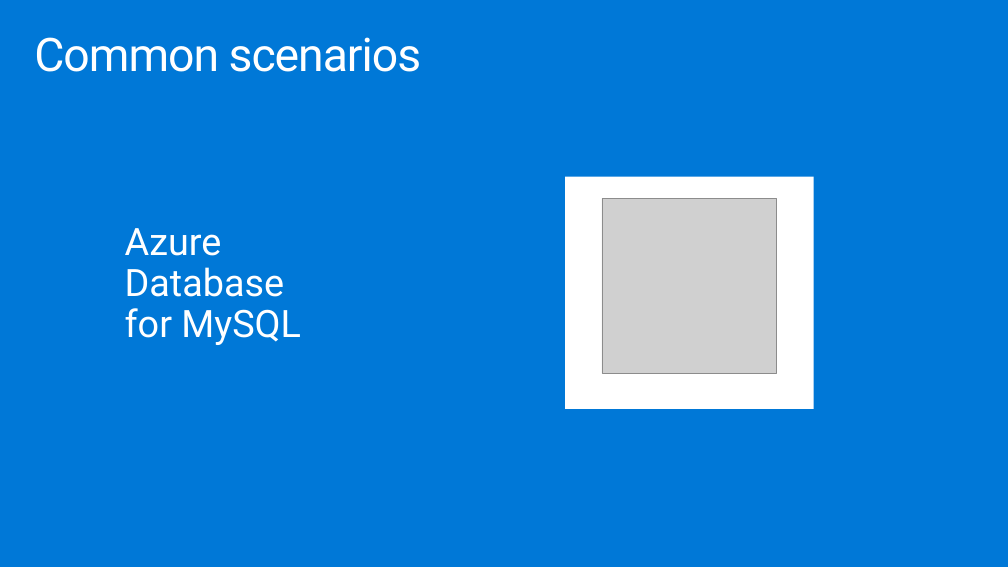
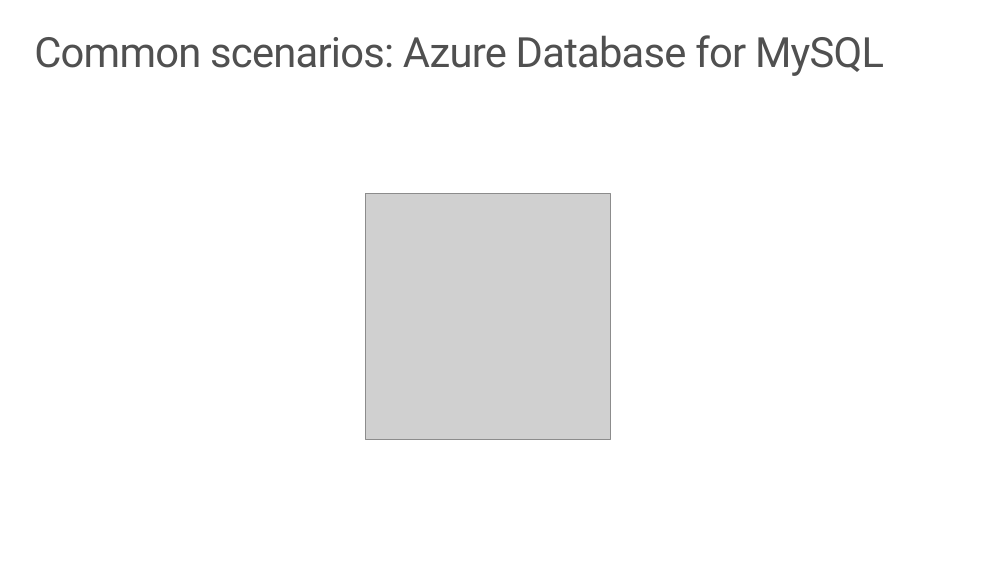
Before and after one commit to solliancenet/ica-wbs, a slide deck: slide 8 of Financial service modernization workshop/technology-overview-deck.pptx (slide 9 before the commit). Drawn at 1008x567 pixels with LibreOffice and Linux fonts; fonts in the diff are those of the drawing; grey boxes stand for pictures. Boxes give left, top, right and bottom in pixels: in the first picture for what was removed or moved away, otherwise in the second. Text is boxed around its words. In the diff, an @@ line names an element or a change of style, - is before the commit and + after.

```diff
--- a/Financial service modernization workshop/technology-overview-deck.pptx
+++ b/Financial service modernization workshop/technology-overview-deck.pptx
@@ background #0078D7 to #FFFFFF @@
@@ title at [34,35,884,76]: text changed; size 44.1 to 39.7 pt; text colour #FFFFFF to #505050 @@
-Common scenarios
+Common scenarios: Azure Database for MySQL
@@ rectangle removed at [566,177,814,409] @@
@@ picture: place and size @@
-picture at [602,199,777,374]
+picture at [365,194,610,439]
@@ text removed at [125,228,301,345] @@
-Azure Database for MySQL
```
Also in this commit, not shown: 9 other slides changed, 2 slides added, 3 slides removed, 4 other files.
